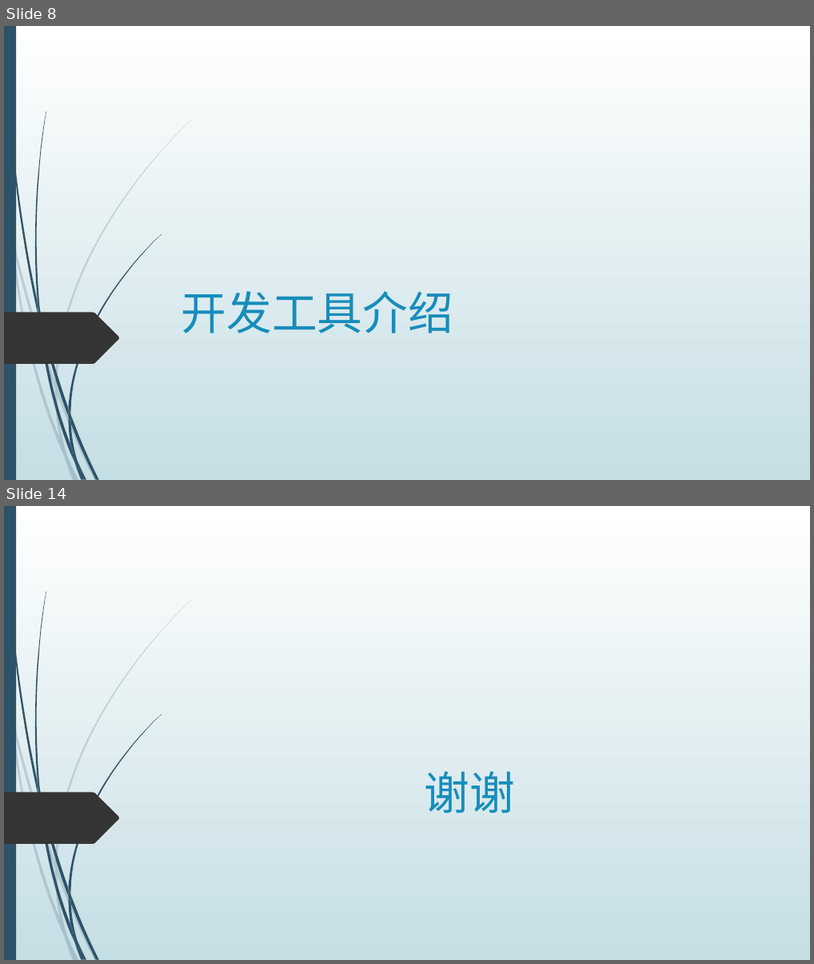
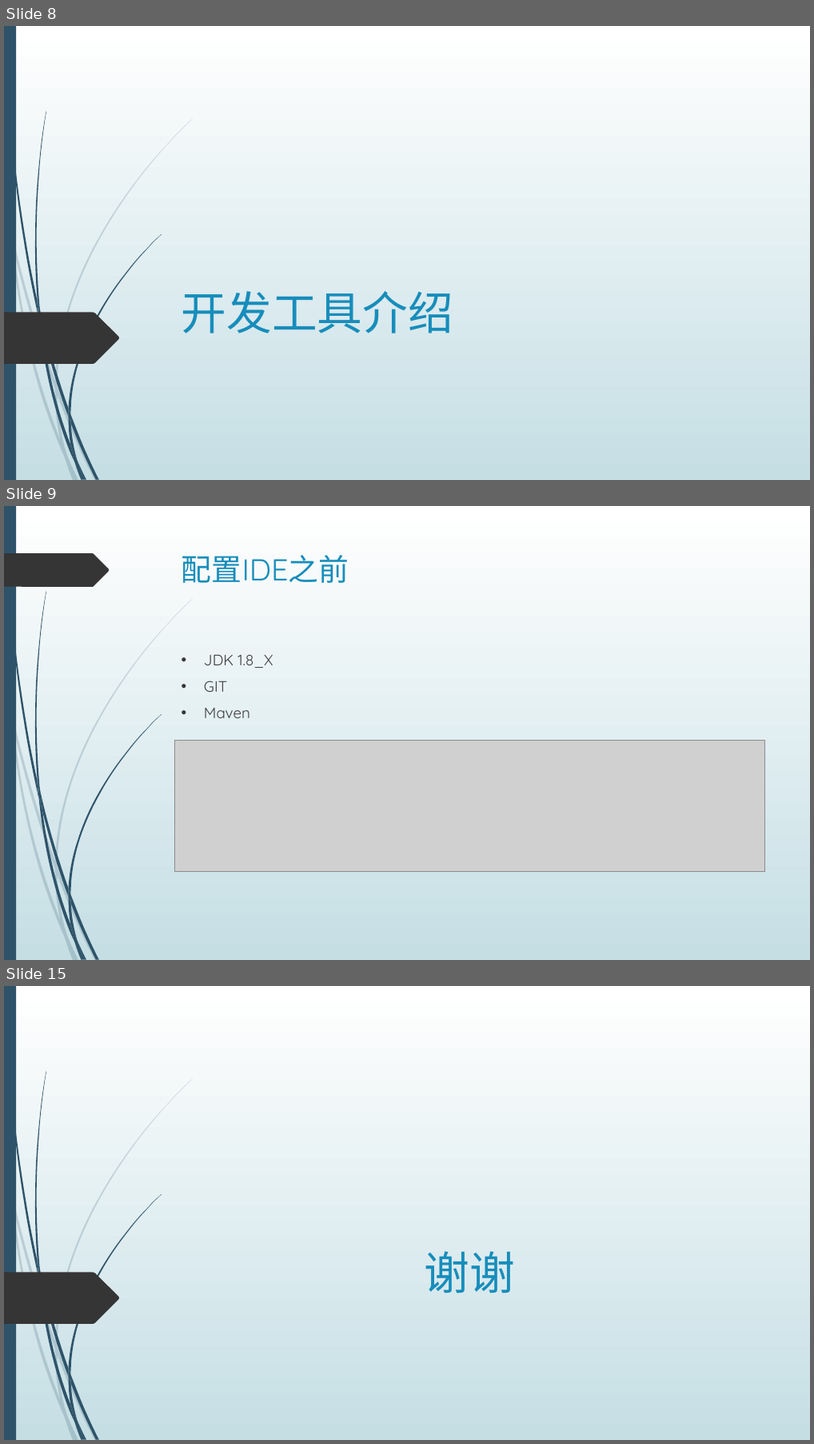
Before and after one commit to dean2015/documents, a slide deck: 201805/JAVA 基础介绍.pptx. Shown one above the other, each under a label of ours: slides 8 and 14 before the commit, slides 8, 9 and 15 after it; the slides between them are not shown. The pictures are 814x964 and 814x1444 pixels, drawn with LibreOffice and Linux fonts; fonts in the diff are those of the drawing; grey boxes stand for pictures. Boxes give left, top, right and bottom in pixels: in the first picture for what was removed or moved away, otherwise in the second. Text is boxed around its words. In the diff, an @@ line names an element or a change of style, - is before the commit and + after.

```diff
--- a/201805/JAVA 基础介绍.pptx
+++ b/201805/JAVA 基础介绍.pptx
@@ slide 9 added at box(4, 506, 810, 960), background gradient #FFFFFF to #C5DEE5; not listed: 23 template elements that a slide beside it also shows @@
@@ freeform shape added at box(4, 553, 110, 587), fill #353535 @@
@@ title added at box(182, 555, 349, 583), 36 pt, text #178DBB @@
+配置IDE之前
@@ text added at box(204, 654, 273, 718), 18 pt, text #404040 @@
+• JDK 1.8_X
+• GIT
+• Maven
@@ picture added at box(175, 740, 765, 872) @@
@@ what was slide 14 is now slide 15 @@
```
Also in this commit, not shown: 4 slides changed, 5 other slides added, 5 slides removed, 3 other files.
